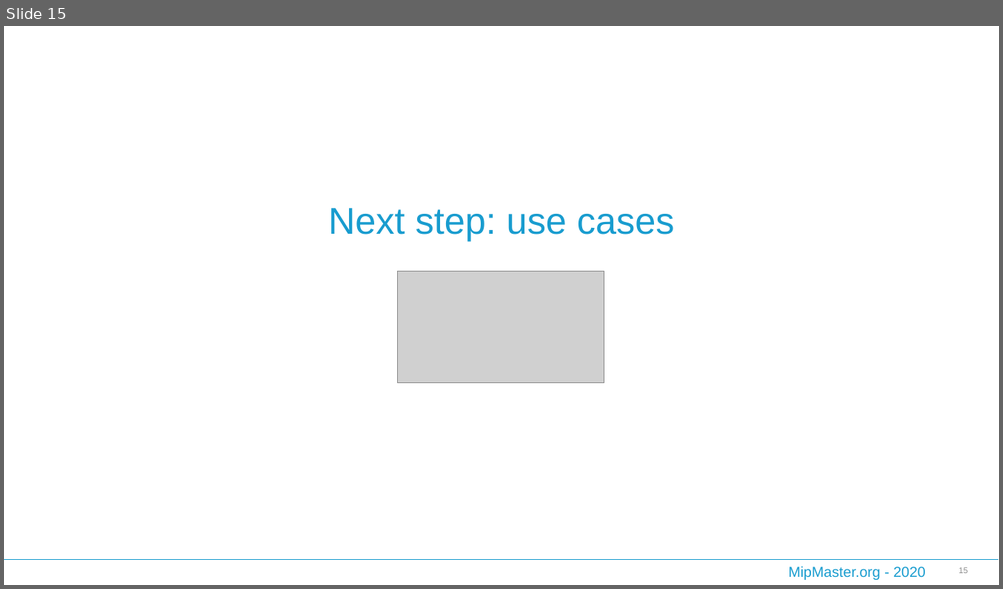
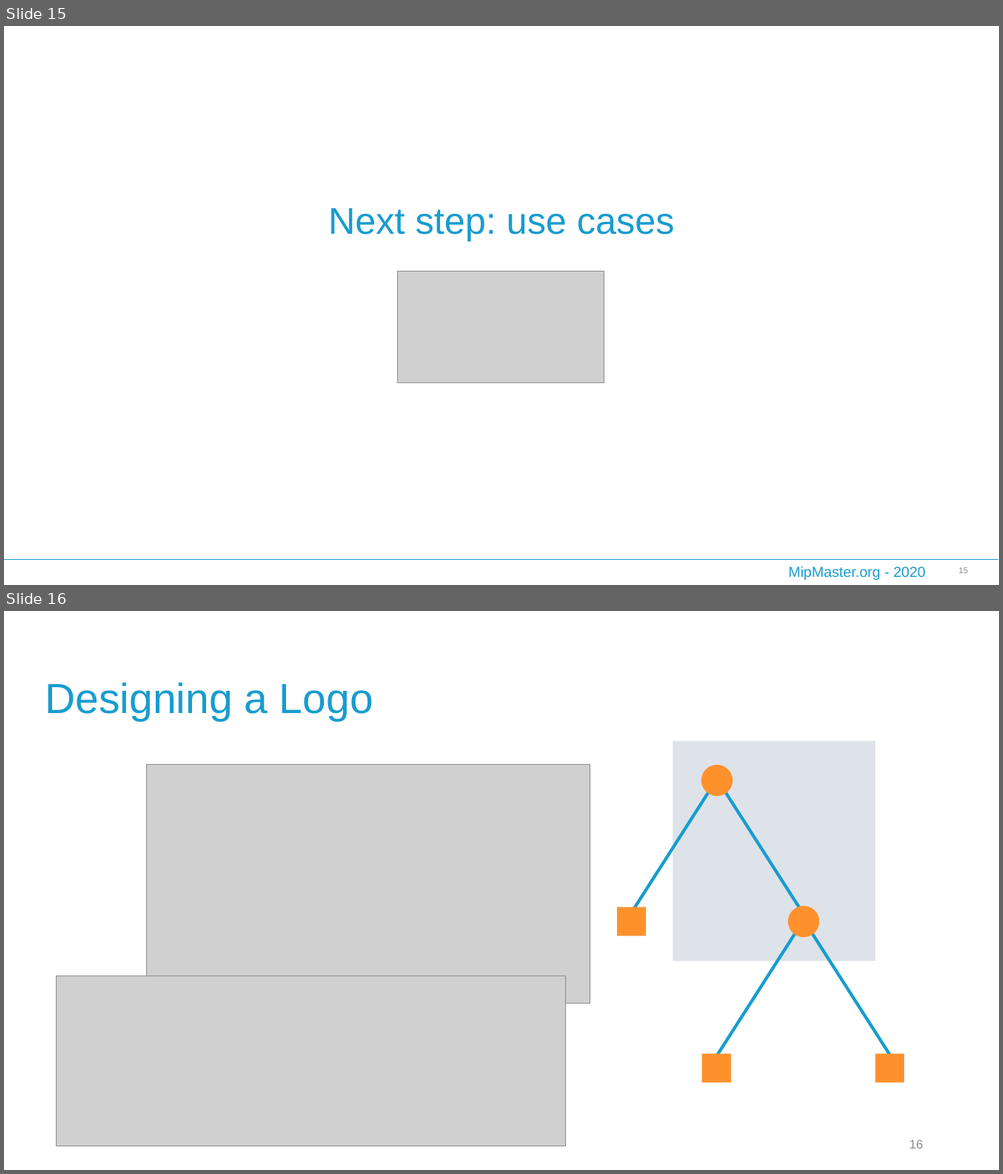
Before and after one commit to mip-master/learning_mip, a slide deck: slides/SlidesMipMaster.pptx. Shown one above the other, each under a label of ours: slide 15 before the commit, slides 15 and 16 after it. The pictures are 1003x589 and 1003x1174 pixels, drawn with LibreOffice and Linux fonts; fonts in the diff are those of the drawing; grey boxes stand for pictures; background and template pictures are left out. Boxes give left, top, right and bottom in pixels: in the first picture for what was removed or moved away, otherwise in the second. Text is boxed around its words. In the diff, an @@ line names an element or a change of style, - is before the commit and + after.

```diff
--- a/slides/SlidesMipMaster.pptx
+++ b/slides/SlidesMipMaster.pptx
@@ slide 16 added at (4,611,999,1170), background #FFFFFF @@
@@ text added at (45,682,373,721), 40.7 pt, text #189CCF @@
+Designing a Logo
@@ picture added at (147,765,590,1003) @@
@@ picture added at (57,976,566,1146) @@
@@ group added at (617,741,904,1083): 4 rectangles, 4 lines, 2 ellipses @@
@@ page number added at (909,1140,923,1149), 12 pt, text #8C8C8C @@
+16
```
Also in this commit, not shown: 1 slide changed.
